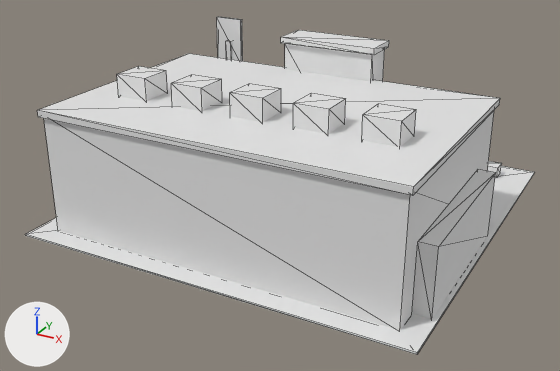
The glTF model assets/models/mall.glb, before and after one commit.
Rendered twice from a 50 mm camera at (10.19, -19.98, 10.39) aimed at (-0.29, -0.93, 0.86). Lighting does not change. The marker at lower left points along +X, +Y and +Z. The picture after the commit comes second. Mesh edges are drawn as thin lines. Where no turn or scale is listed for an object, it has been applied to the vertices. Vertices at exactly the same position are counted once.

Names of what the first picture shows: 'Mall'.
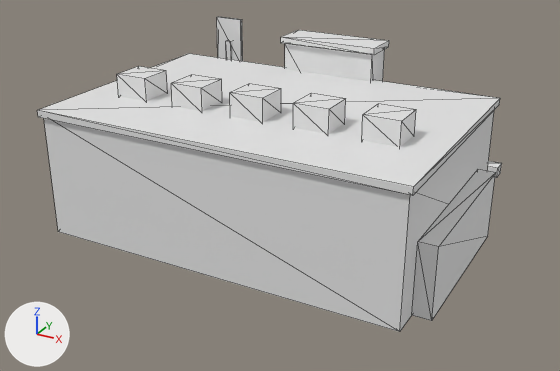
Changed parts and their boxes [x1, y1, x2, y2] in the pictures (560 x 371 px):
```json
{"object": "Mall", "change": "reshaped", "before": [25, 17, 535, 355], "after": [37, 17, 502, 332], "on screen": "9% narrower, 7% shorter"}
{"part": 1, "of": "me_mall", "change": "deleted", "before": [25, 166, 535, 355]}
```

The change, as JSON lines over the scene's bpy script:
```json
{"block": "me_mall", "where": "# used by ob_mall; location = (0.0, 0.0, 0.0)"}
{"op": "remove", "block": "me_mall", "code": "me_mall.from_pydata(...)  # 320 vertices, 480 faces; spans x -5.95..5.95, y -5.95..5.95, z 0.0..4.8"}
{"op": "add", "block": "me_mall", "code": "me_mall.from_pydata(...)  # 312 vertices, 468 faces; spans x -5.8..5.8, y -5.4..5.25, z 0.0..4.8"}
{"block": "me_mall", "change": "me_mall part 1: the loose piece of 8 vertices spanning x -5.95..5.95, y -5.95..5.95, z 0.0..0.05 is deleted"}
```
